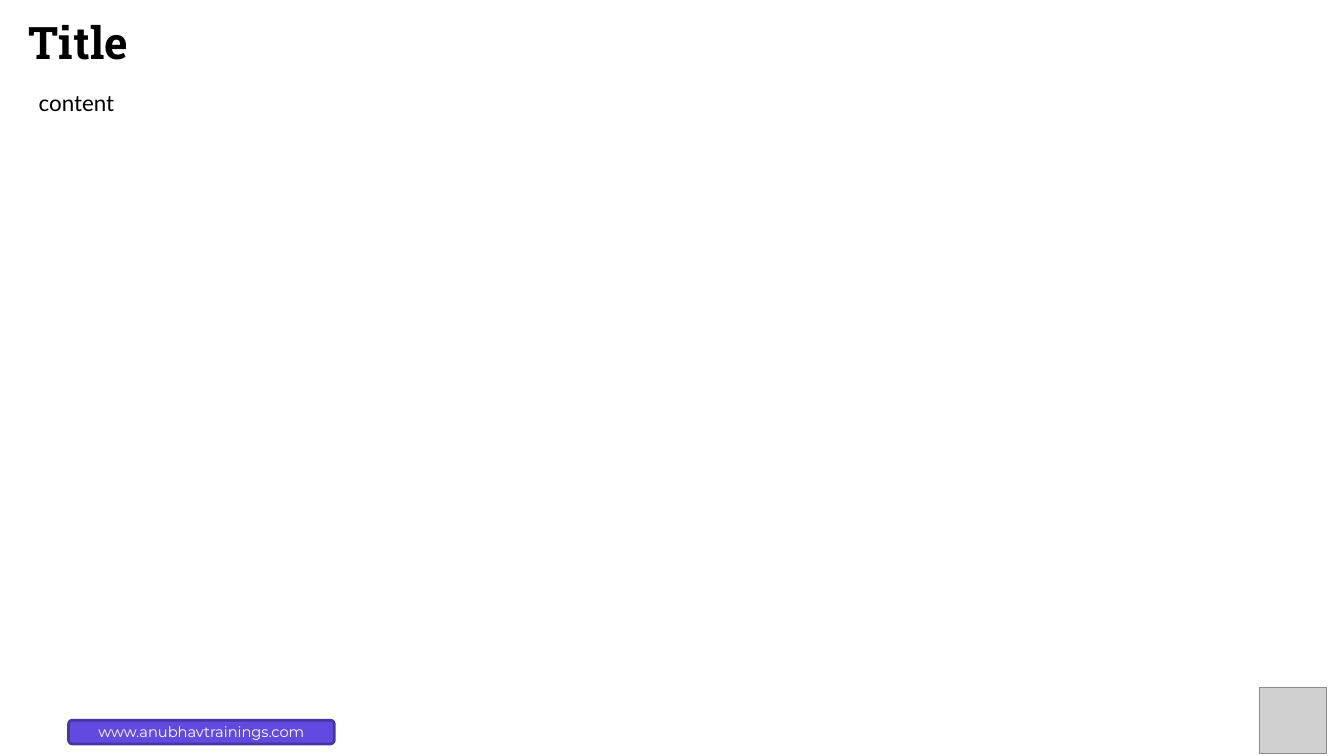
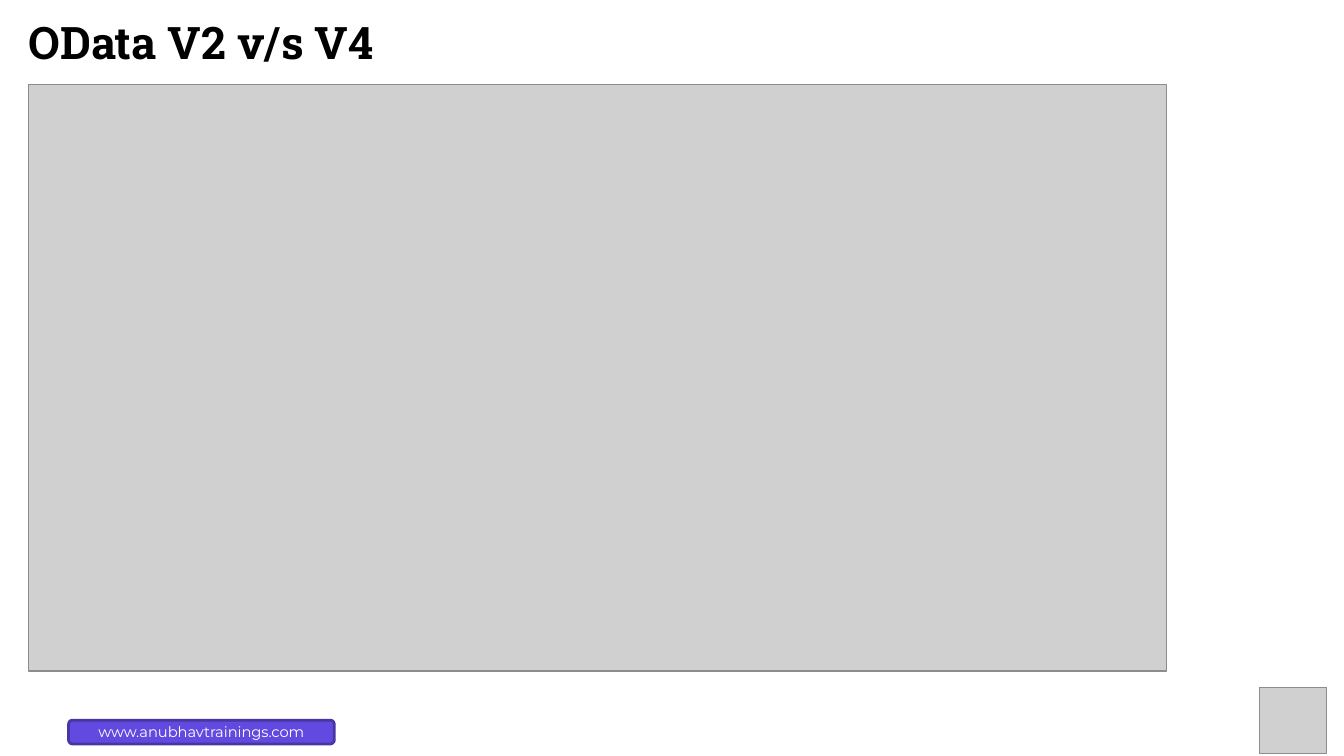
Before and after one commit to soyuztechnologies/ITC_Training, a slide deck: slide 3 of Day 8/Day 8.pptx (slide 17 before the commit). Drawn at 1344x756 pixels with LibreOffice and Linux fonts; fonts in the diff are those of the drawing; grey boxes stand for pictures; background and template pictures are left out. Boxes give left, top, right and bottom in pixels: in the first picture for what was removed or moved away, otherwise in the second. Text is boxed around its words. In the diff, an @@ line names an element or a change of style, - is before the commit and + after.

```diff
--- a/Day 8/Day 8.pptx
+++ b/Day 8/Day 8.pptx
@@ title at bbox=[29, 26, 374, 62]: text changed @@
-Title
+OData V2 v/s V4
@@ picture added at bbox=[29, 85, 1167, 671] @@
```
Also in this commit, not shown: 1 other slide changed, 3 other files.
